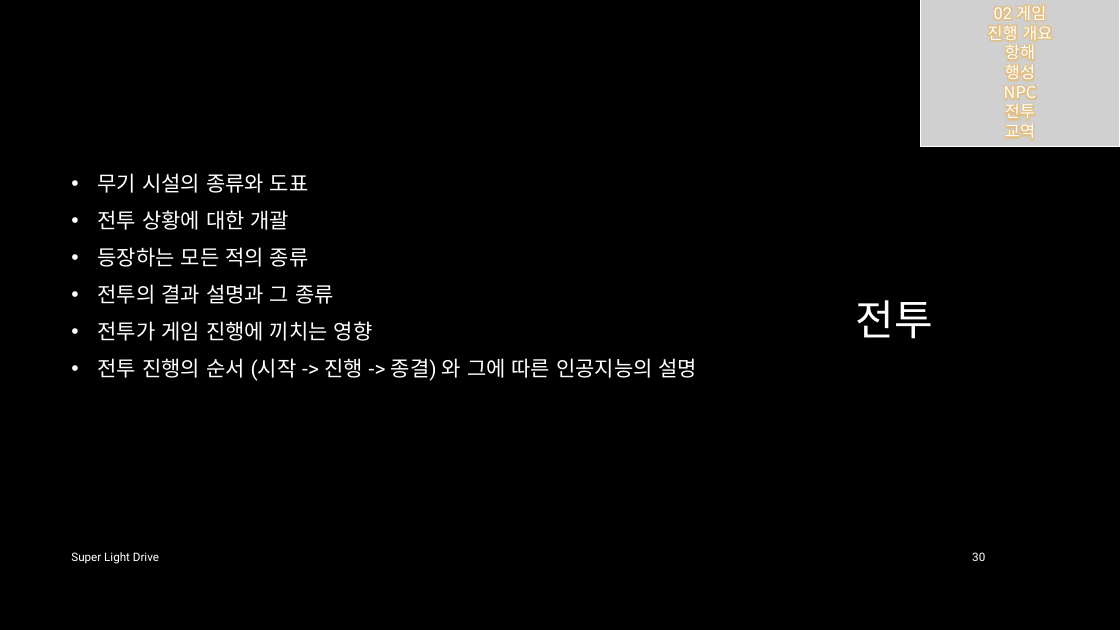
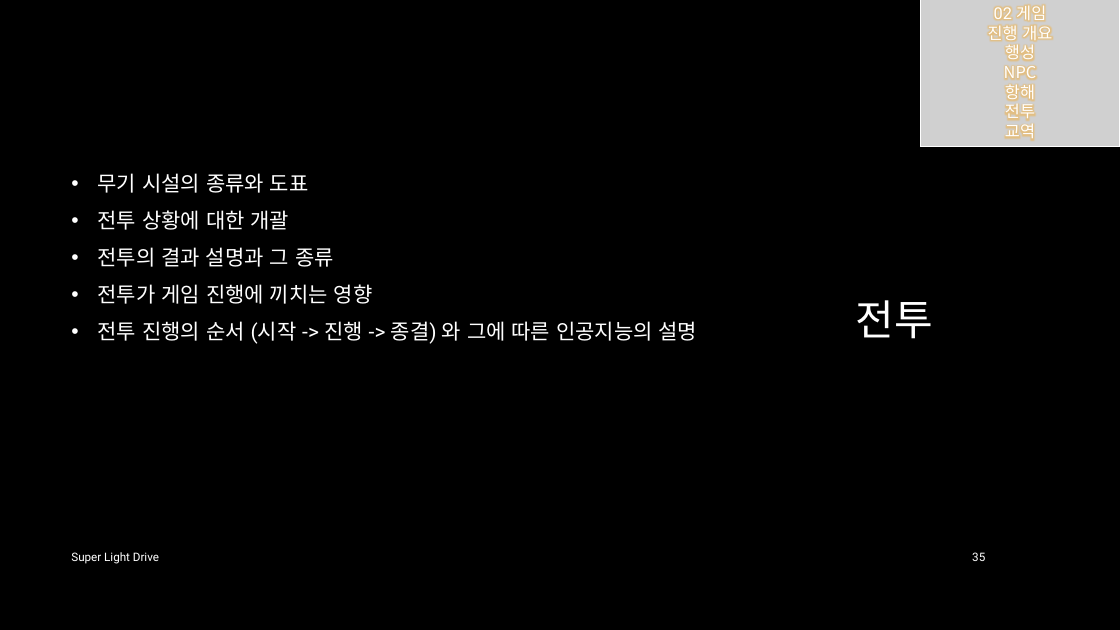
Before and after one commit to iconstudio/2017-Platformer, a slide deck: slide 35 of slides/SuperLightDrive_20171228.pptx (slide 30 before the commit). Drawn at 1120x630 pixels with LibreOffice and Linux fonts; fonts in the diff are those of the drawing; grey boxes stand for pictures; background and template pictures are left out. Boxes give left, top, right and bottom in pixels: in the first picture for what was removed or moved away, otherwise in the second. Text is boxed around its words. In the diff, an @@ line names an element or a change of style, - is before the commit and + after.

```diff
--- a/slides/SuperLightDrive_20171228.pptx
+++ b/slides/SuperLightDrive_20171228.pptx
@@ text in picture at [1005,45,1035,61]: paragraph removed @@
-항해
@@ text in picture at [1005,85,1035,101]: paragraph added @@
+항해
@@ text at [98,247,309,267]: paragraph removed @@
-• 등장하는 모든 적의 종류
@@ page number at [972,552,985,561]: text changed @@
-30
+35
```
Also in this commit, not shown: 19 other slides changed, 5 slides added.
